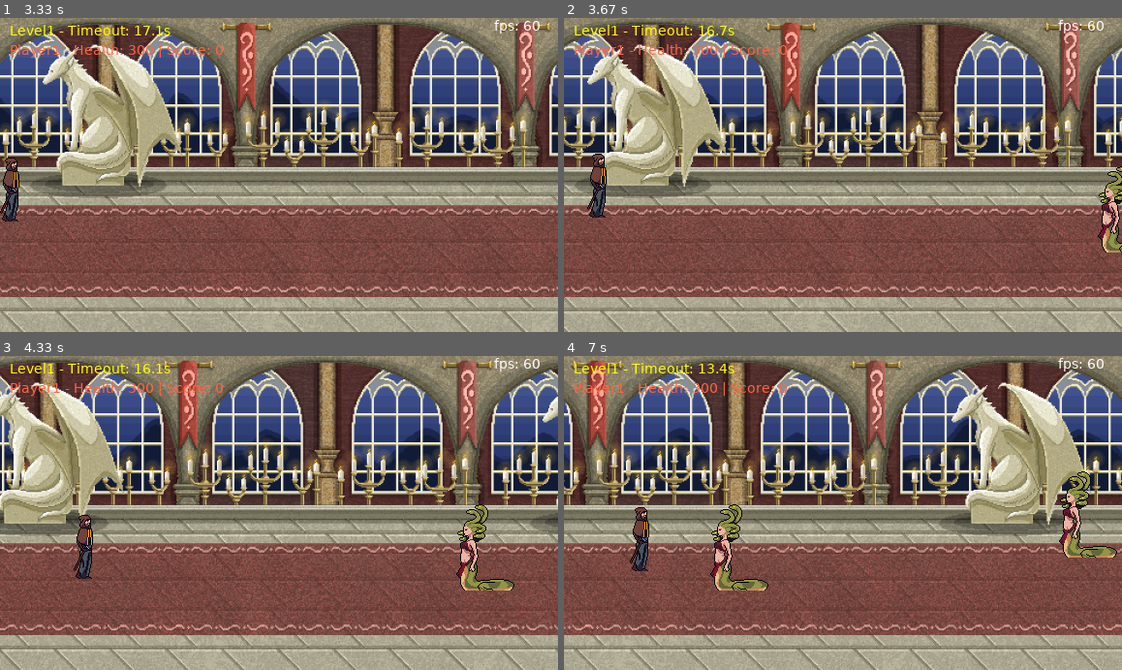
Above: before the commit, frames 1-4 (two rows, left to right).
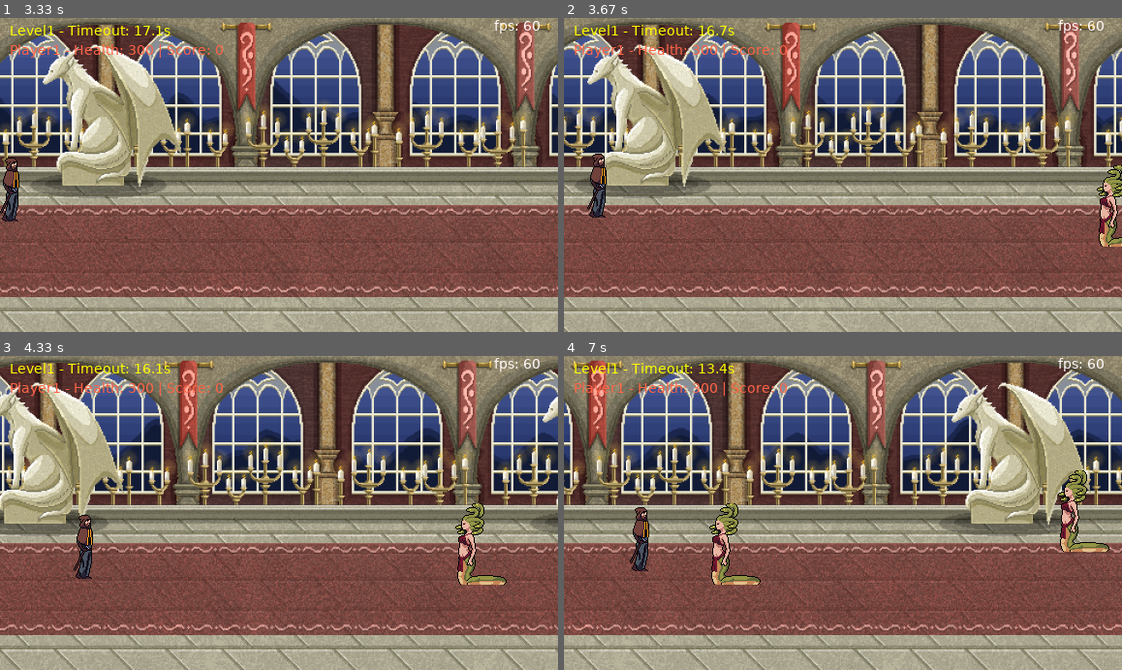
Above: after the commit, the same moments.

Repository: NatanRBomfim/projetopygame
Game: pygame game, started from main.py
Same seed, same stepped clock (60 frames per second), same inputs: the game is played once before the commit and once after it.
Inputs:
- Up to frame 1 (3.33 s): tap Enter at 0.33 s; hold Up 0.67-1.13 s; hold Right 1.22-1.68 s; hold Left 1.72-2.25 s; hold Down 2.28-2.58 s; hold Left 2.62-3.02 s; hold Up from 3.05 s (still down)
- Up to frame 2 (3.67 s): release Up at 3.42 s; hold Right from 3.45 s (still down)
- Up to frame 3 (4.33 s): release Right at 4.08 s; hold Down from 4.12 s (still down)
- Up to frame 4 (7 s): release Down at 4.48 s; hold Left 4.52-4.98 s; hold Right 5.02-5.48 s; hold Up 5.52-5.82 s; hold Right 5.85-6.32 s; hold Left 6.35-6.88 s; hold Down from 6.92 s (still down)

Frame 1 is identical in both runs. In frame 2, 0.8% of the frame differs, in the area x 95-100%, y 46-75%; in frame 3, 1.1%; in frame 4, 2.2%, in the area x 26-100%, y 36-75%.

Commit message:
Ajustado ultimas configurações e finalizado o projeto

Diff:
--- a/code/Const.py
+++ b/code/Const.py
@@ -15,7 +15,7 @@
              5: (WIN_WIDTH / 2, 210),
              6: (WIN_WIDTH / 2, 230),
              7: (WIN_WIDTH / 2, 250),
-             8: (WIN_WIDTH / 2, 270),}
+             8: (WIN_WIDTH / 2, 270), }
 
 C_SNOW = (255, 250, 250)
 C_BISQUE = (255, 228, 196)
@@ -43,7 +43,6 @@
     'Player2Shot': 2,
     'Enemy1': 2,
     'Enemy2': 2,
-    'Enemy3': 1
 
 }
 
@@ -70,12 +69,12 @@
     'lvl1bg4': 0,
     'lvl1bg5': 0,
     'lvl1bg6': 0,
-    'Player1': 1,
+    'Player1': 0,
     'Player1Shot': 20,
-    'Player2': 1,
+    'Player2': 0,
     'Player2Shot': 10,
-    'Enemy1': 100,
-    'Enemy2': 100,
+    'Enemy1': 1,
+    'Enemy2': 1,
 }
 
 ENTITY_SCORE = {
@@ -91,7 +90,8 @@
     'Player2': 0,
     'Player2Shot': 0,
     'Enemy1': 100,
-    'Enemy2': 150,
+    'Enemy2': 125,
+
 }
 
 ENTITY_SHOT_DELAY = {
--- a/code/Enemy.py
+++ b/code/Enemy.py
@@ -1,11 +1,10 @@
-from code.Const import ENTITY_SPEED
+from code.Const import ENTITY_SPEED, ENTITY_SHOT_DELAY
 from code.Entity import Entity
 
 
 class Enemy(Entity):
-
     def __init__(self, name: str, position: tuple):
         super().__init__(name, position)
 
-    def move(self, ):
+    def move(self):
         self.rect.centerx -= ENTITY_SPEED[self.name]
--- a/code/EntityMediator.py
+++ b/code/EntityMediator.py
@@ -1,6 +1,7 @@
 from code.Const import WIN_WIDTH
 from code.Enemy import Enemy
 from code.Entity import Entity
+from code.Player import Player
 from code.PlayerShot import PlayerShot
 
 
@@ -9,12 +10,45 @@
     @staticmethod
     def __verify_collision_window(ent: Entity):
         if isinstance(ent, Enemy):
-            if ent.rect.right < 0:
+            if ent.rect.right <= 0:
                 ent.health = 0
-
         if isinstance(ent, PlayerShot):
             if ent.rect.left >= WIN_WIDTH:
                 ent.health = 0
+
+
+    @staticmethod
+    def __verify_collision_entity(ent1, ent2):
+        valid_interaction = False
+        if isinstance(ent1, Enemy) and isinstance(ent2, PlayerShot):
+            valid_interaction = True
+        elif isinstance(ent1, PlayerShot) and isinstance(ent2, Enemy):
+            valid_interaction = True
+        elif isinstance(ent1, Player) and isinstance(ent2, Enemy):
+            valid_interaction = True
+        elif isinstance(ent1, Enemy) and isinstance(ent2, Player):
+            valid_interaction = True
+
+        if valid_interaction:  # if valid_interaction == True:
+            if (ent1.rect.right >= ent2.rect.left and
+                    ent1.rect.left <= ent2.rect.right and
+                    ent1.rect.bottom >= ent2.rect.top and
+                    ent1.rect.top <= ent2.rect.bottom):
+                ent1.health -= ent2.damage
+                ent2.health -= ent1.damage
+                ent1.last_dmg = ent2.name
+                ent2.last_dmg = ent1.name
+
+    @staticmethod
+    def __give_score(enemy: Enemy, entity_list: list[Entity]):
+        if enemy.last_dmg == 'Player1Shot':
+            for ent in entity_list:
+                if ent.name == 'Player1':
+                    ent.score += enemy.score
+        elif enemy.last_dmg == 'Player2Shot':
+            for ent in entity_list:
+                if ent.name == 'Player2':
+                    ent.score += enemy.score
 
     @staticmethod
     def verify_collision(entity_list: list[Entity]):
@@ -32,31 +66,3 @@
                 if isinstance(ent, Enemy):
                     EntityMediator.__give_score(ent, entity_list)
                 entity_list.remove(ent)
-
-    @staticmethod
-    def __verify_collision_entity(ent1, ent2):
-        valid_interaction = False
-        if isinstance(ent1, Enemy) and isinstance(ent2, PlayerShot):
-            valid_interaction = True
-        elif isinstance(ent1, PlayerShot) and isinstance(ent2, Enemy):
-            valid_interaction = True
-
-        if valid_interaction:
-            if (ent1.rect.right >= ent2.rect.left and ent1.rect.left <= ent2.rect.right and
-                    ent1.rect.bottom >= ent2.rect.top and ent1.rect.top <= ent2.rect.bottom):
-                ent1.health -= ent2.damage
-                ent2.health -= ent1.damage
-                ent1.last_dmg = ent2.name
-                ent2.last_dmg = ent1.name
-
-    @staticmethod
-    def __give_score(enemy: Enemy, entity_list: list[Entity]):
-        if enemy.last_dmg == 'Player1Shot':
-            for ent in entity_list:
-                if ent.name == 'Player1':
-                    ent.score += enemy.score
-
-        elif enemy.last_dmg == 'Player2Shot':
-            for ent in entity_list:
-                if ent.name == 'Player2':
-                    ent.score += enemy.score
Binary file changed: DBScore
Binary file changed: asset/enemy1.png
